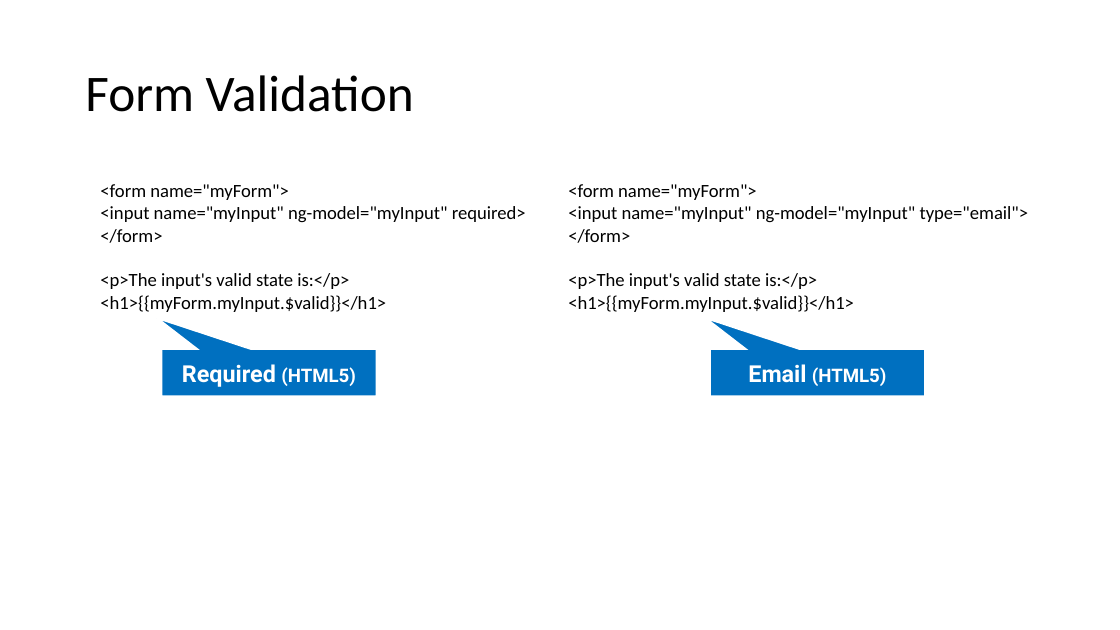
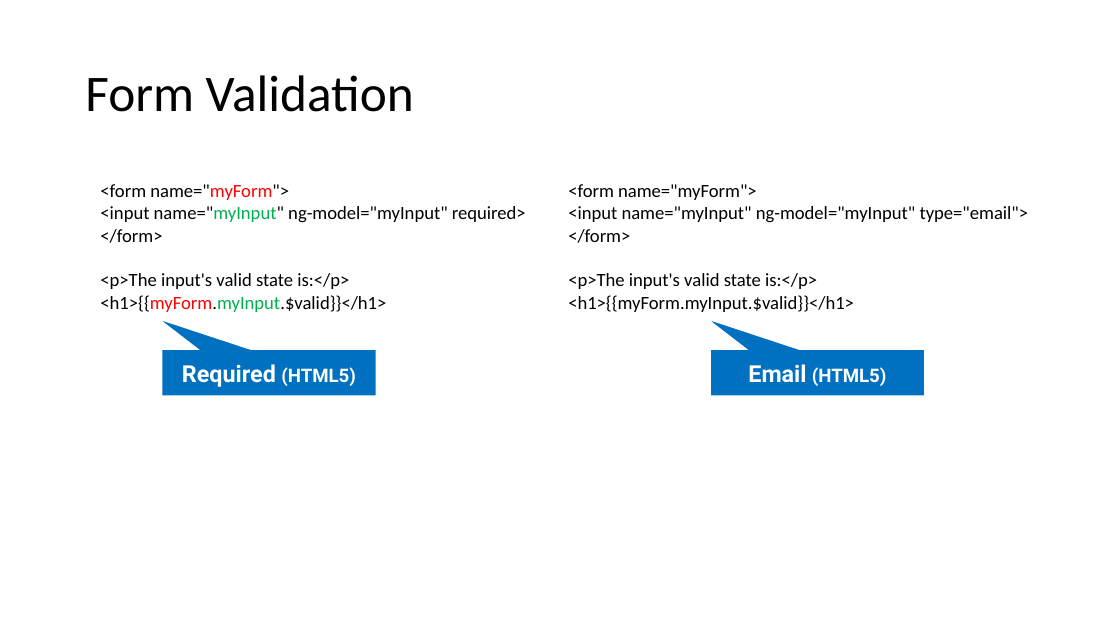
Before and after one commit to juperdog/asc-angular-training, a slide deck: slide 35 of slide/Presentation1.pptx. Drawn at 1120x630 pixels with LibreOffice and Linux fonts; fonts in the diff are those of the drawing. Boxes give left, top, right and bottom in pixels: in the first picture for what was removed or moved away, otherwise in the second. Text is boxed around its words. In the diff, an @@ line names an element or a change of style, - is before the commit and + after.

```diff
--- a/slide/Presentation1.pptx
+++ b/slide/Presentation1.pptx
@@ text "<form name="myForm"> <input name="myInput" ng-model="myInput ..." at (100, 184, 526, 312): text colour #000000 to #FF0000 in "name="myForm"> <h1>{{myForm.myInput.$valid}}</h1>"; text colour #000000 to #00B050 in "name="myInput" <h1>{{myForm.myInput.$valid}}</h1>" @@
```
Also in this commit, not shown: 3 other slides changed, 10 other files.
